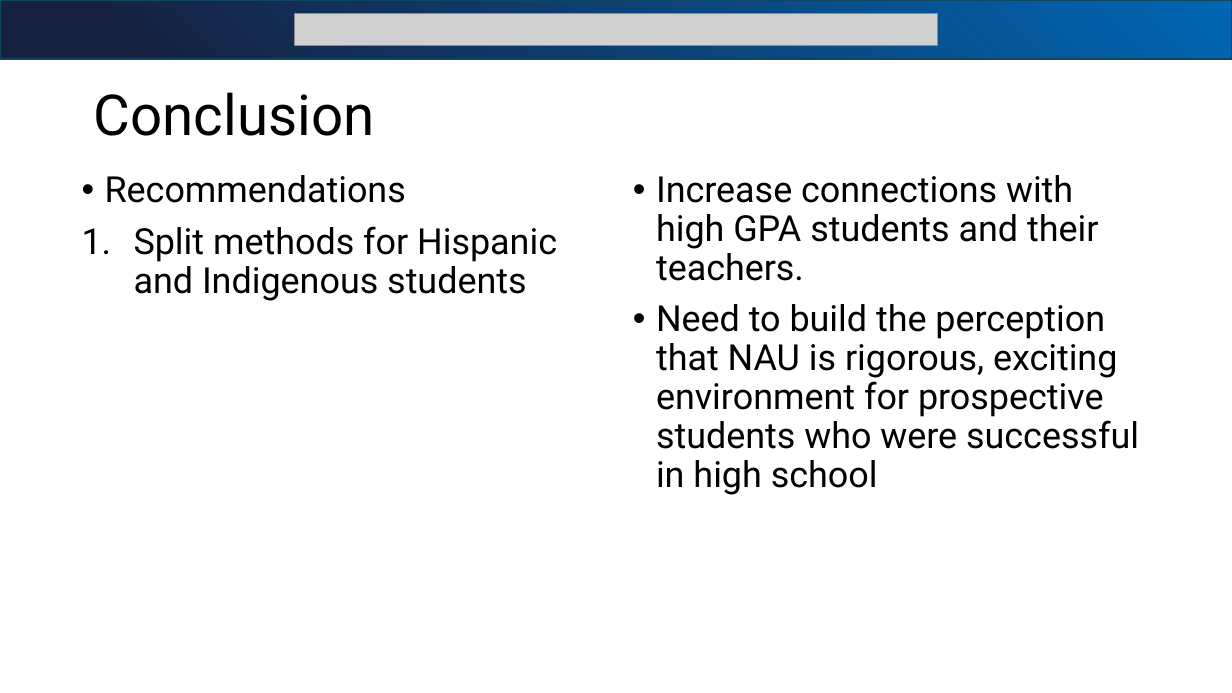
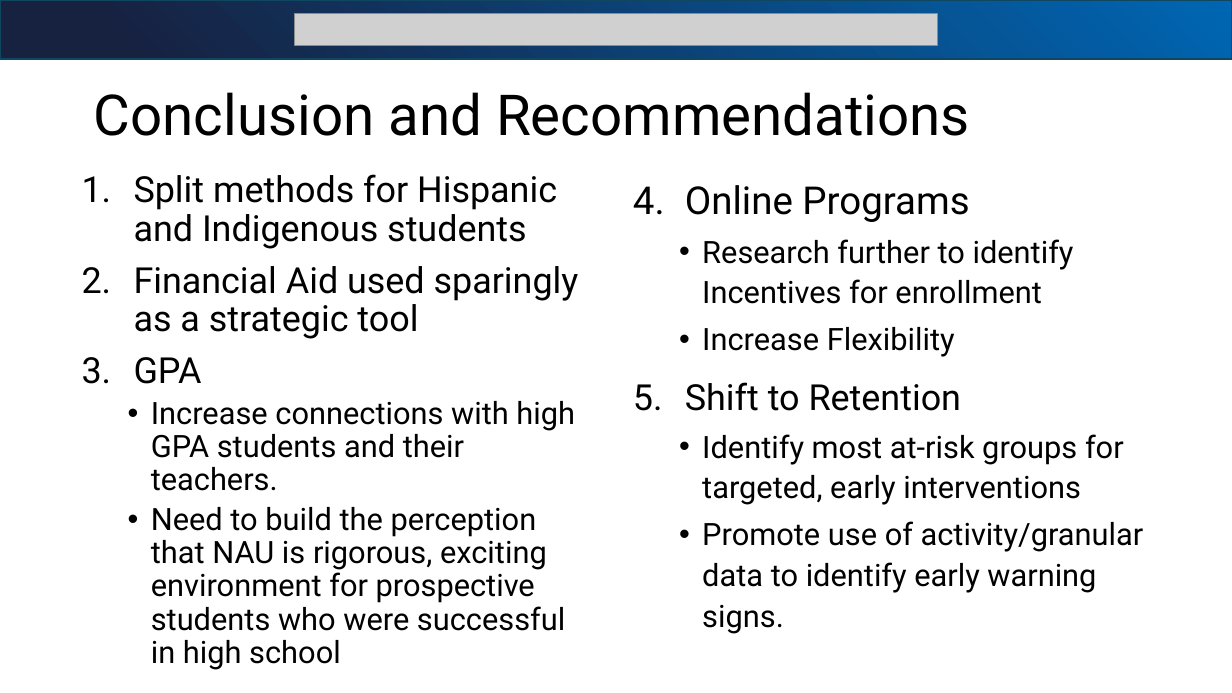
Before and after one commit to bjjefferies/bia_sr_sem_presentation, a slide deck: slide 15 of BIA_SEM_Presentation1.pptx. Drawn at 1232x693 pixels with LibreOffice and Linux fonts; fonts in the diff are those of the drawing; grey boxes stand for pictures. Boxes give left, top, right and bottom in pixels: in the first picture for what was removed or moved away, otherwise in the second. Text is boxed around its words. In the diff, an @@ line names an element or a change of style, - is before the commit and + after.

```diff
--- a/BIA_SEM_Presentation1.pptx
+++ b/BIA_SEM_Presentation1.pptx
@@ title at box(94, 92, 970, 136): text changed @@
-Conclusion
+Conclusion and Recommendations
@@ text at box(105, 175, 406, 203): paragraph removed @@
-• Recommendations
@@ text at box(685, 185, 1144, 634): text changed; size 28 to 24 pt @@
-• Increase connections with high GPA students and their teachers.
-• Need to build the perception that NAU is rigorous, exciting environment for prospective students who were successful in high school
+4. Online Programs
+  • Research further to identify Incentives for enrollment
+  • Increase Flexibility
+5. Shift to Retention
+  • Identify most at-risk groups for targeted, early interventions
+  • Promote use of activity/granular data to identify early warning signs.
@@ text at box(134, 266, 579, 670): paragraphs added @@
+2. Financial Aid used sparingly as a strategic tool
+3. GPA
+  • Increase connections with high GPA students and their teachers.
+  • Need to build the perception that NAU is rigorous, exciting environment for prospective students who were successful in high school
```
Also in this commit, not shown: 6 other slides changed, 4 slides added, 4 slides removed, 5 other files.
